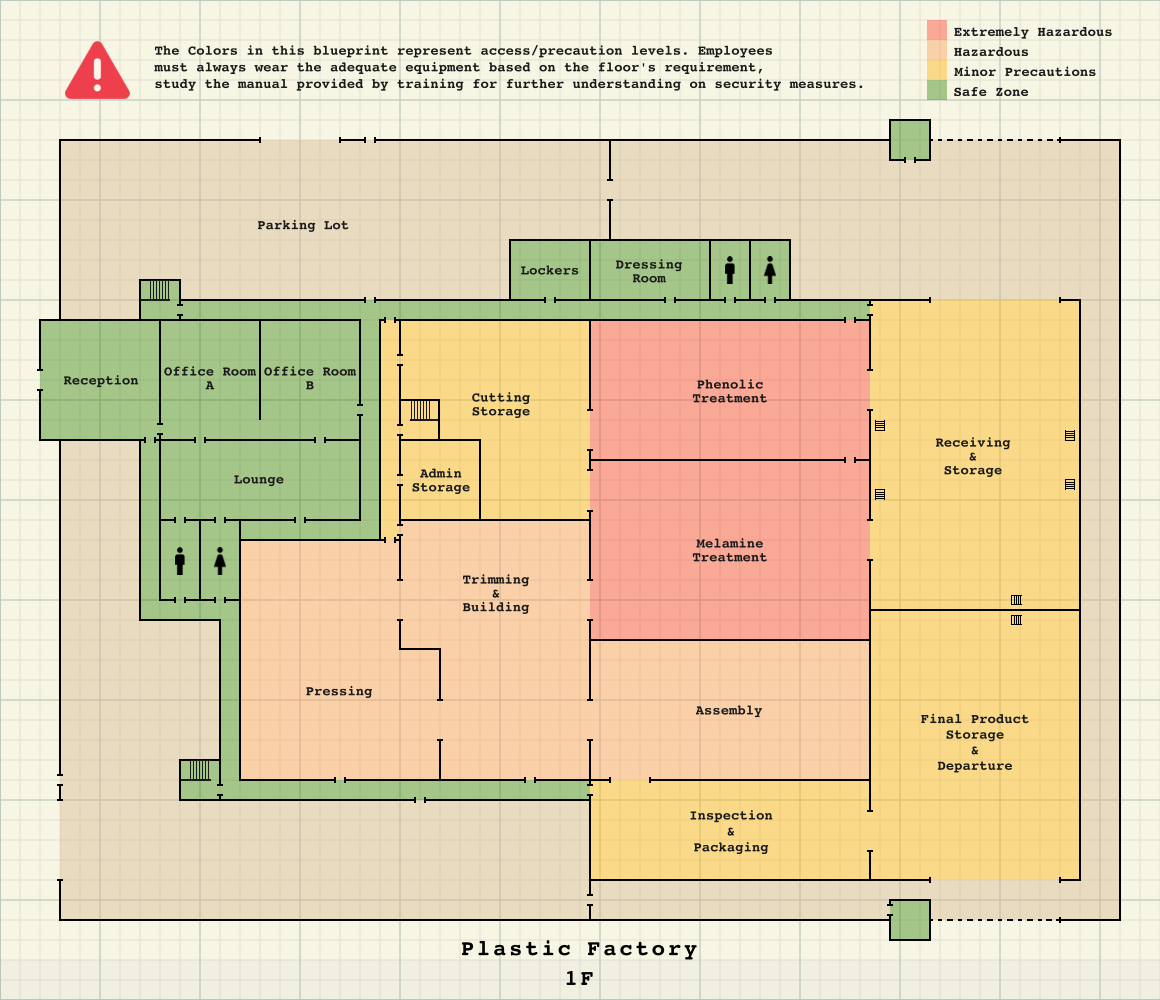
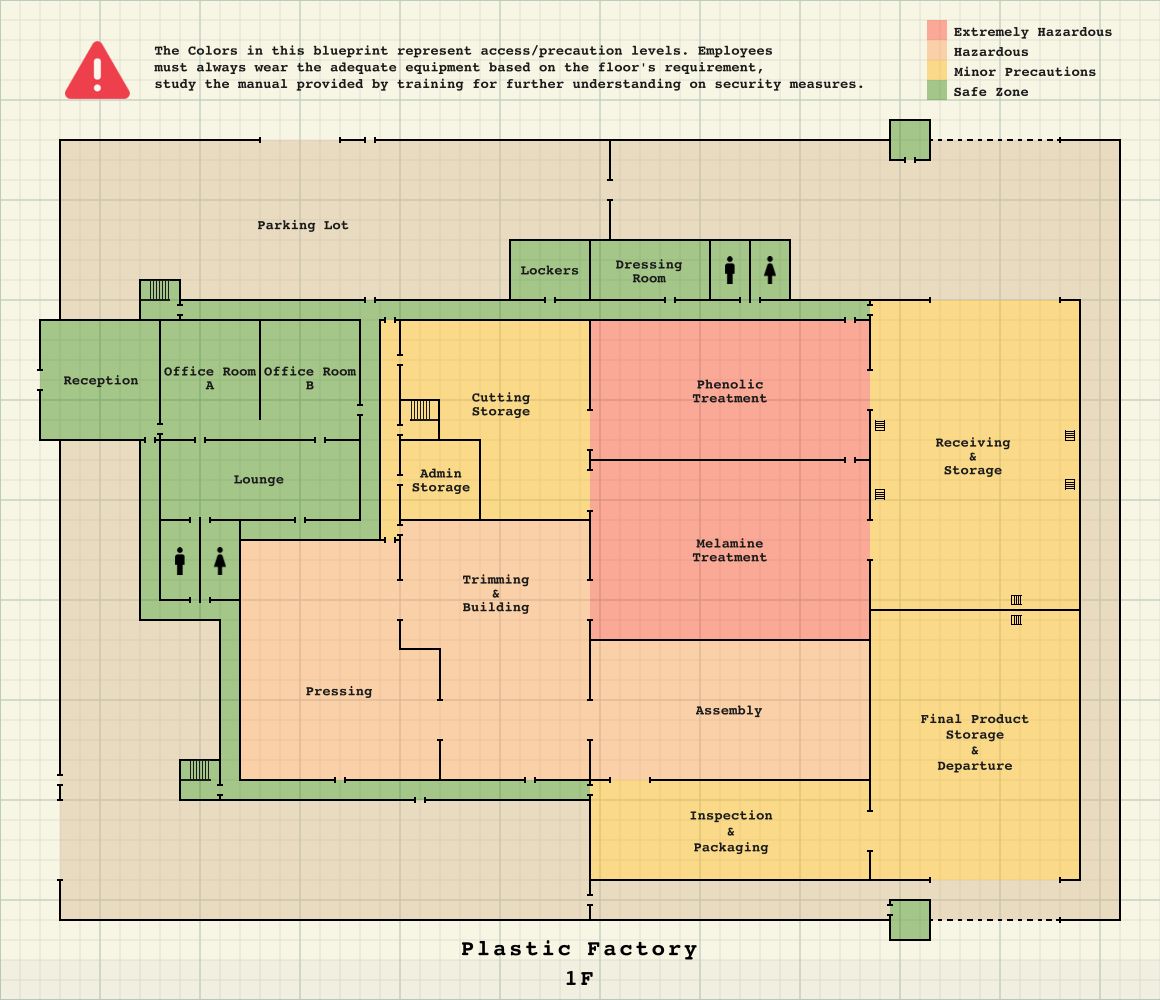
Before/after of a w=1160, h=1000 layered artwork. What changed in the layer stack:
painted on "higher structure Merged" (2nd of 2, in "Group 3") over box(174, 297, 931, 603)
painted on "Paint Layer 1 Merged" over box(174, 297, 931, 603)
painted on "Background" (2nd of 2) over box(174, 297, 931, 603)
